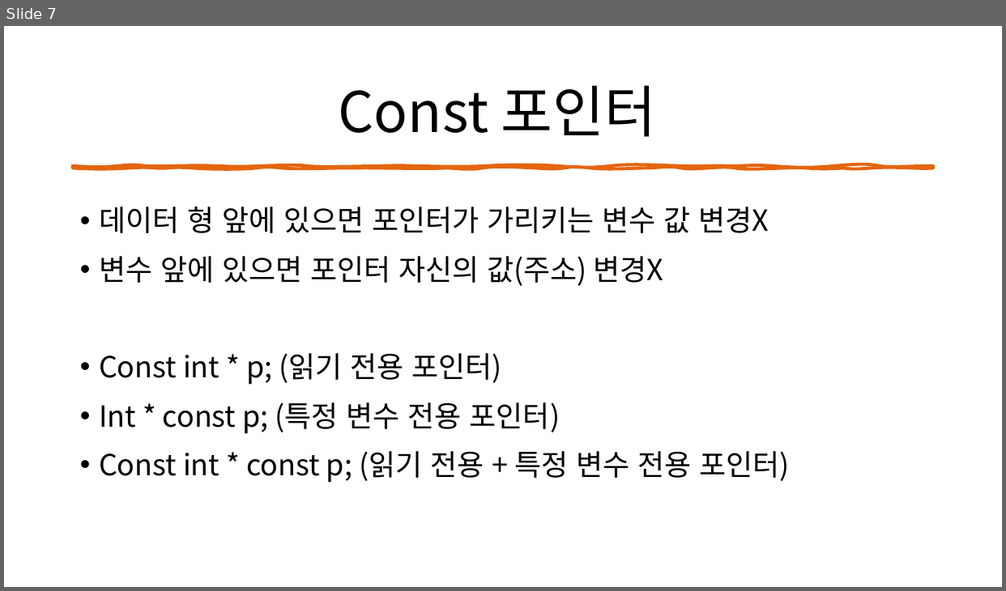
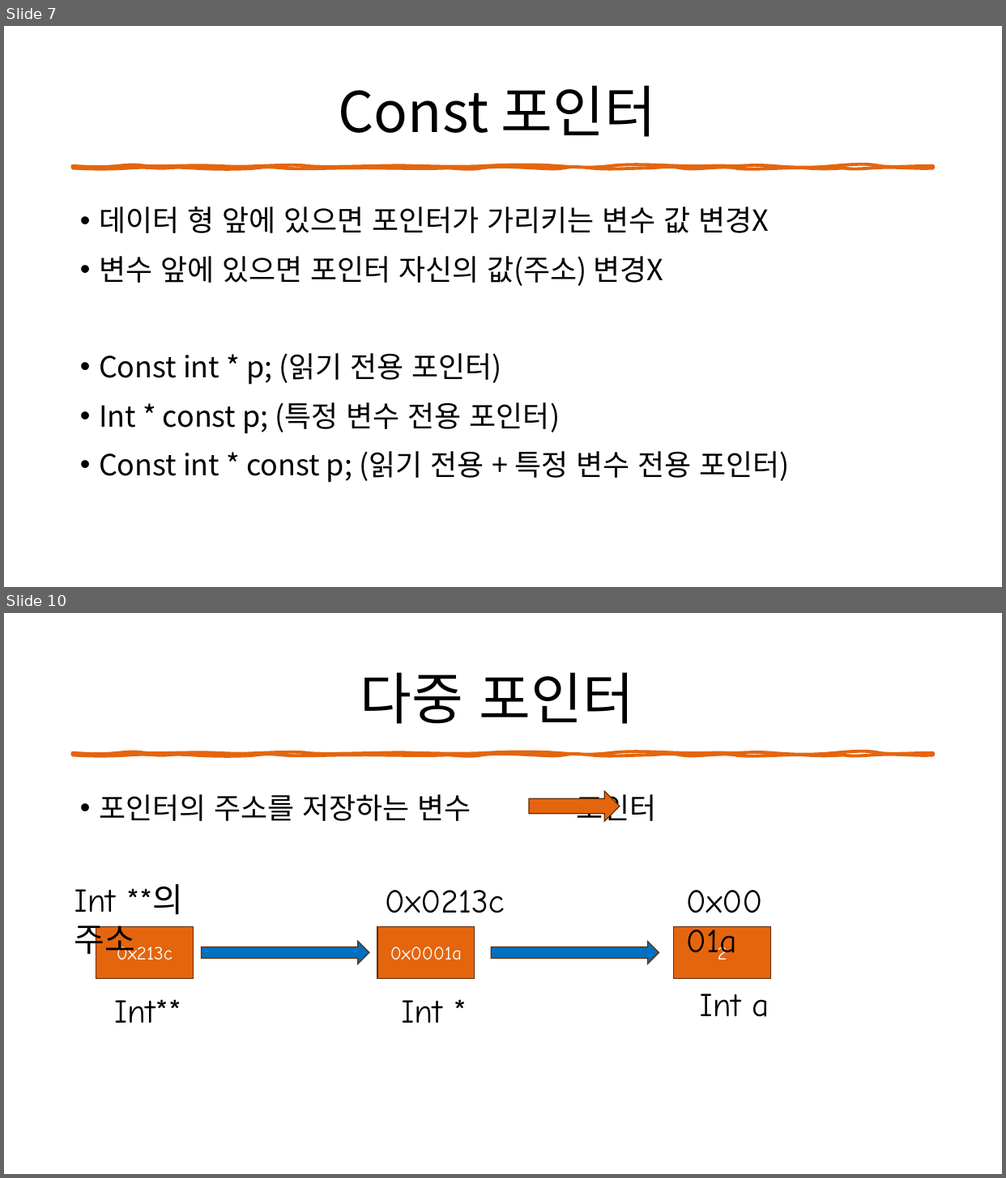
Before and after one commit to BlissSiu/reference, a slide deck: 포인터.pptx. Shown one above the other, each under a label of ours: slide 7 before the commit, slides 7 and 10 after it; the slides between them are not shown. The pictures are 1006x591 and 1006x1178 pixels, drawn with LibreOffice and Linux fonts; fonts in the diff are those of the drawing. Boxes give left, top, right and bottom in pixels: in the first picture for what was removed or moved away, otherwise in the second. Text is boxed around its words. In the diff, an @@ line names an element or a change of style, - is before the commit and + after.

```diff
--- a/포인터.pptx
+++ b/포인터.pptx
@@ slide 10 added at (4, 613, 1002, 1174), background #FFFFFF; not listed: 1 template element that a slide beside it also shows @@
@@ title added at (360, 672, 634, 724), 54 pt, text #000000 @@
+다중 포인터
@@ text added at (99, 790, 657, 823), 28 pt, text #000000 @@
+• 포인터의 주소를 저장하는 변수 포인터
@@ right arrow added at (529, 791, 620, 821), fill #E4650E, outline #642C06 1 pt @@
@@ text added at (679, 875, 782, 924), 32 pt, text #000000 @@
+0x0001a
@@ text added at (74, 884, 183, 960), 32 pt, text #000000 @@
+Int **의 주소
@@ text added at (385, 890, 505, 914), 32 pt, text #000000 @@
+0x0213c
@@ rectangle added at (96, 926, 194, 979), fill #E4650E, outline #642C06 1 pt, 18 pt, text #FFFFFF @@
+0x213c
@@ rectangle added at (377, 926, 475, 979), fill #E4650E, outline #642C06 1 pt, 18 pt, text #FFFFFF @@
+0x0001a
@@ rectangle added at (674, 926, 771, 979), fill #E4650E, outline #642C06 1 pt, 18 pt, text #FFFFFF @@
+2
@@ right arrow added at (202, 942, 369, 964), fill #0070C0, outline #642C06 1 pt @@
@@ right arrow added at (492, 942, 659, 964), fill #0070C0, outline #642C06 1 pt @@
@@ text added at (114, 999, 181, 1024), 32 pt, text #000000 @@
+Int**
@@ text added at (401, 1000, 442, 1024), 32 pt, text #000000 @@
+Int *
@@ text added at (700, 994, 769, 1017), 32 pt, text #000000 @@
+Int a
```
Also in this commit, not shown: 2 slides changed, 2 other slides added, 37 other files.
